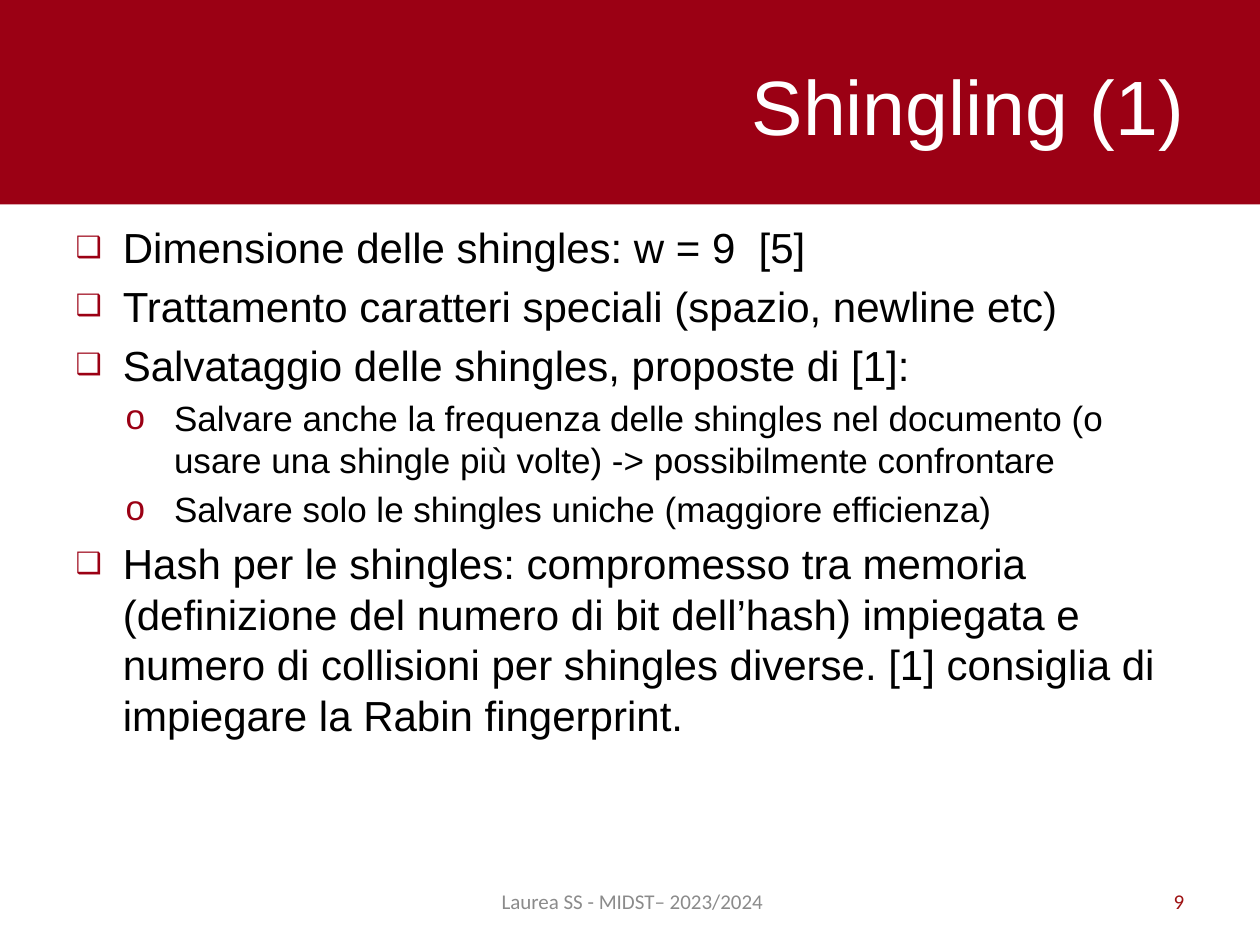
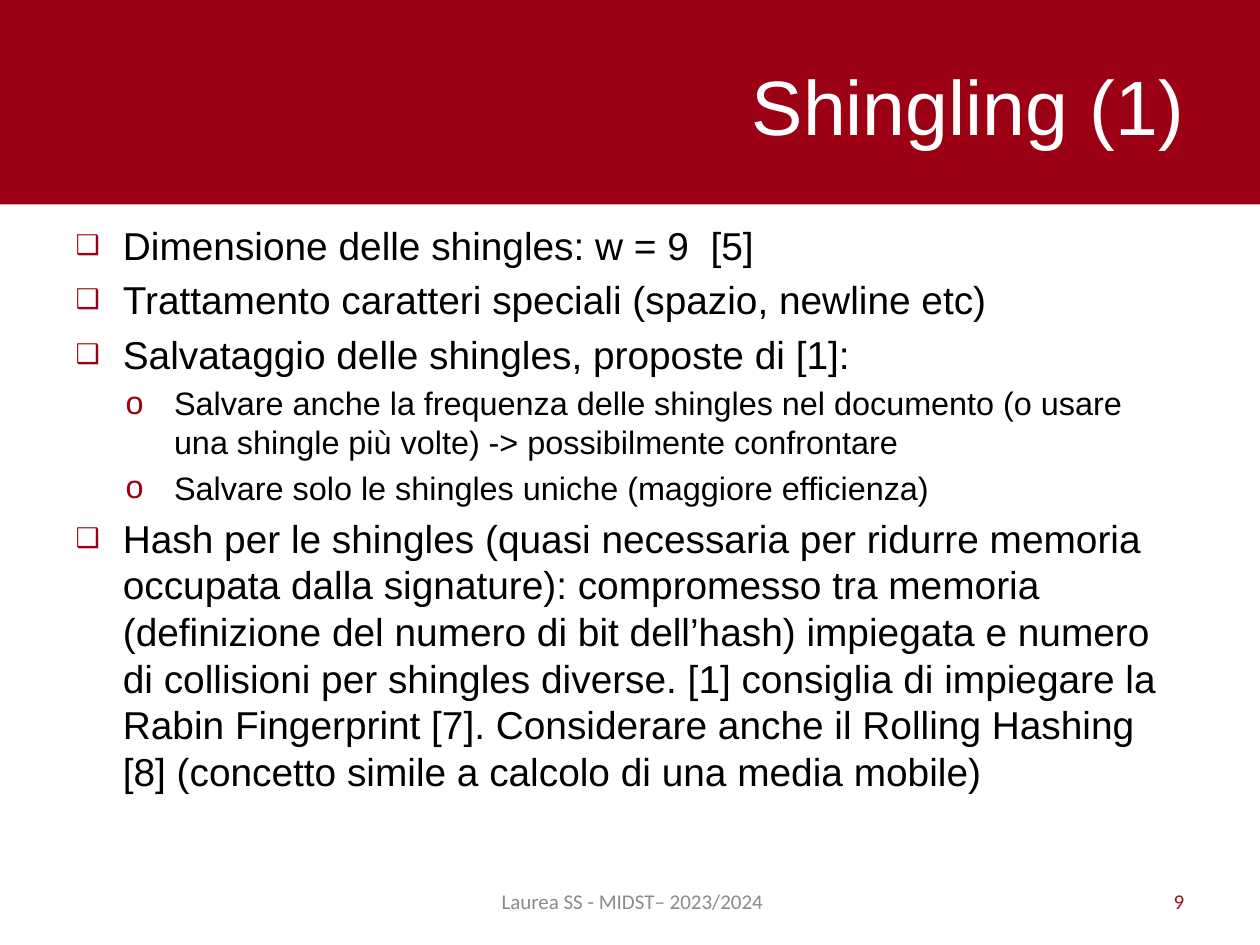
Before and after one commit to pietro-stangherlin/near_duplicate_doc_lsh, a slide deck: slide 9 of slides/ita/slides_ita.pptx. Drawn at 1260x945 pixels with LibreOffice and Linux fonts; fonts in the diff are those of the drawing. Boxes give left, top, right and bottom in pixels: in the first picture for what was removed or moved away, otherwise in the second. Text is boxed around its words. In the diff, an @@ line names an element or a change of style, - is before the commit and + after.

```diff
--- a/slides/ita/slides_ita.pptx
+++ b/slides/ita/slides_ita.pptx
@@ text at (123,232,1122,506): size 24 to 22.2 pt in "Dimensione delle shingles: w = 9 [5]", "Trattamento caratteri speciali (spazio, newline etc)", "Salvataggio delle shingles, proposte di [1]:"; size 20 to 18.5 pt in "Salvare anche la frequenza delle shingles nel ...", "Salvare solo le shingles uniche (maggiore efficienza)" @@
@@ text at (123,525,1155,793): text changed; size 24 to 22.2 pt @@
-❑ Hash per le shingles: compromesso tra memoria (definizione del numero di bit dell’hash) impiegata e numero di collisioni per shingles diverse. [1] consiglia di impiegare la Rabin fingerprint.
+❑ Hash per le shingles (quasi necessaria per ridurre memoria occupata dalla signature): compromesso tra memoria (definizione del numero di bit dell’hash) impiegata e numero di collisioni per shingles diverse. [1] consiglia di impiegare la Rabin Fingerprint [7]. Considerare anche il Rolling Hashing [8] (concetto simile a calcolo di una media mobile)
```
Also in this commit, not shown: 4 other slides changed, 1 slide added, 4 other files.
